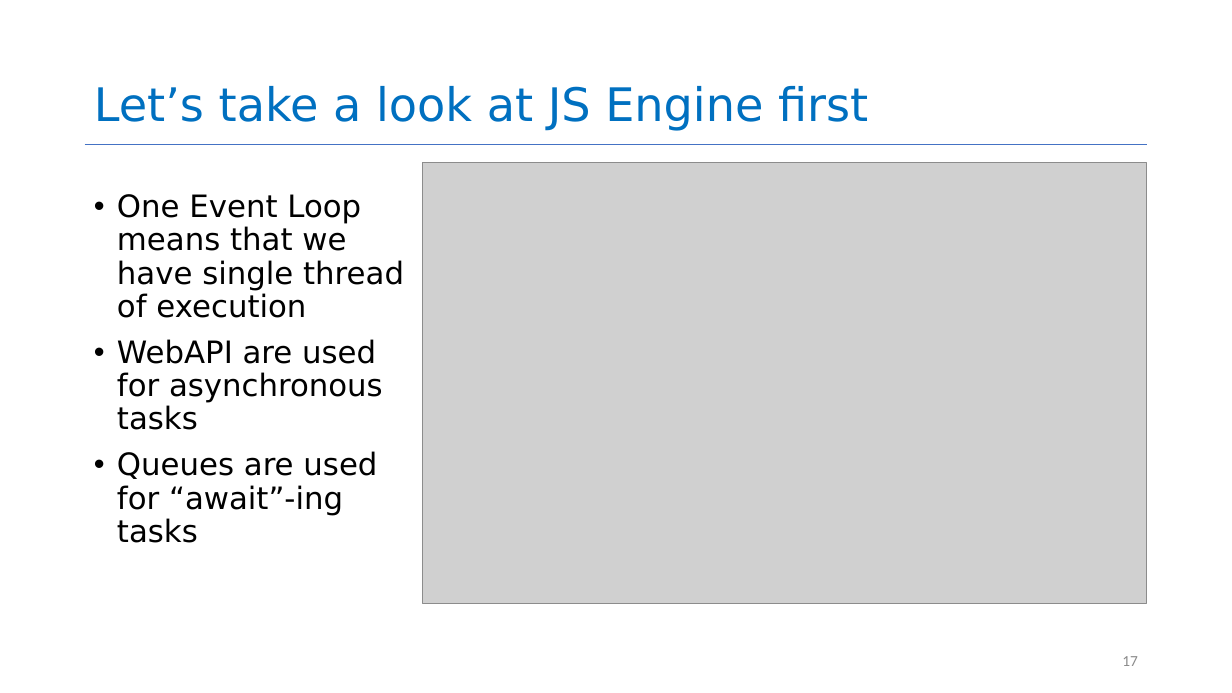
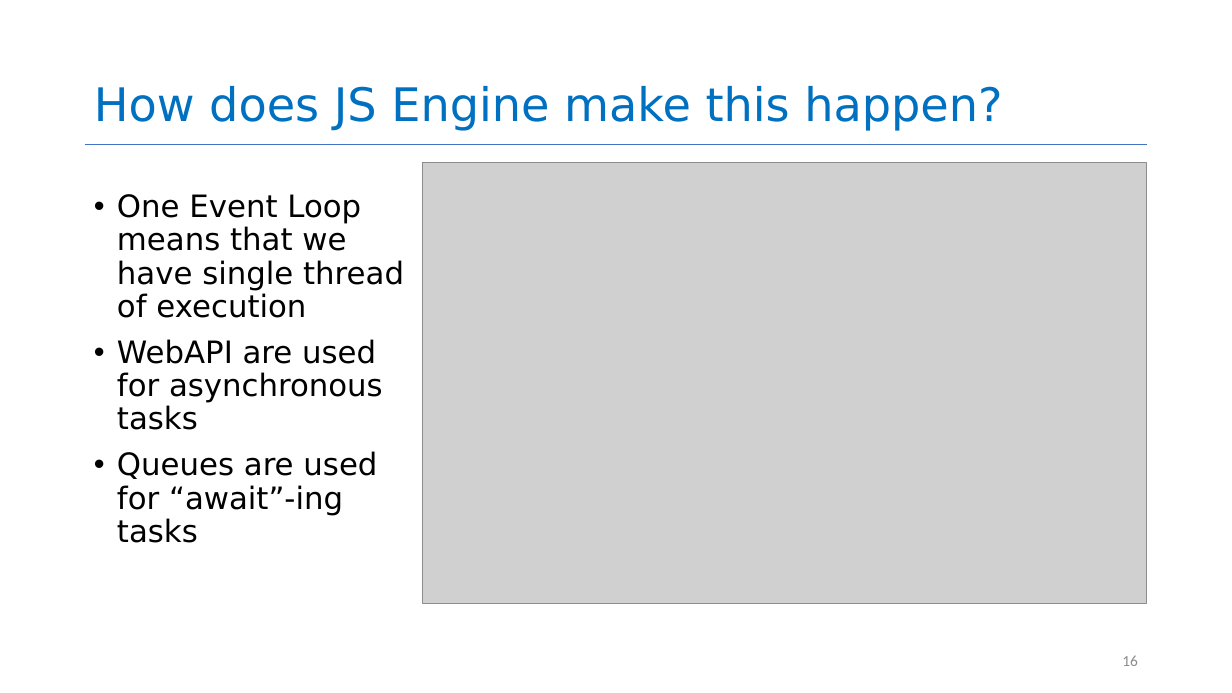
Before and after one commit to neu-se/CS4530-Fall-2024, a slide deck: slide 16 of Slides/Module 06 Concurrency Patterns in Typescript.pptx (slide 17 before the commit). Drawn at 1232x693 pixels with LibreOffice and Linux fonts; fonts in the diff are those of the drawing; grey boxes stand for pictures. Boxes give left, top, right and bottom in pixels: in the first picture for what was removed or moved away, otherwise in the second. Text is boxed around its words. In the diff, an @@ line names an element or a change of style, - is before the commit and + after.

```diff
--- a/Slides/Module 06 Concurrency Patterns in Typescript.pptx
+++ b/Slides/Module 06 Concurrency Patterns in Typescript.pptx
@@ title at [94, 86, 1002, 131]: text changed @@
-Let’s take a look at JS Engine first
+How does JS Engine make this happen?
@@ page number at [1122, 655, 1138, 666]: text changed @@
-17
+16
```
Also in this commit, not shown: 2 other slides changed, 1 other file.
